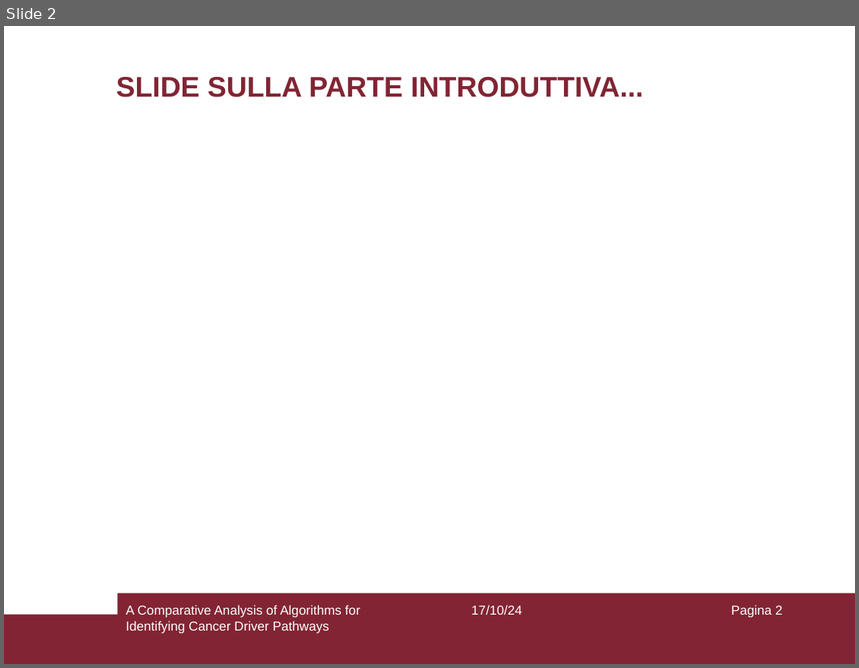
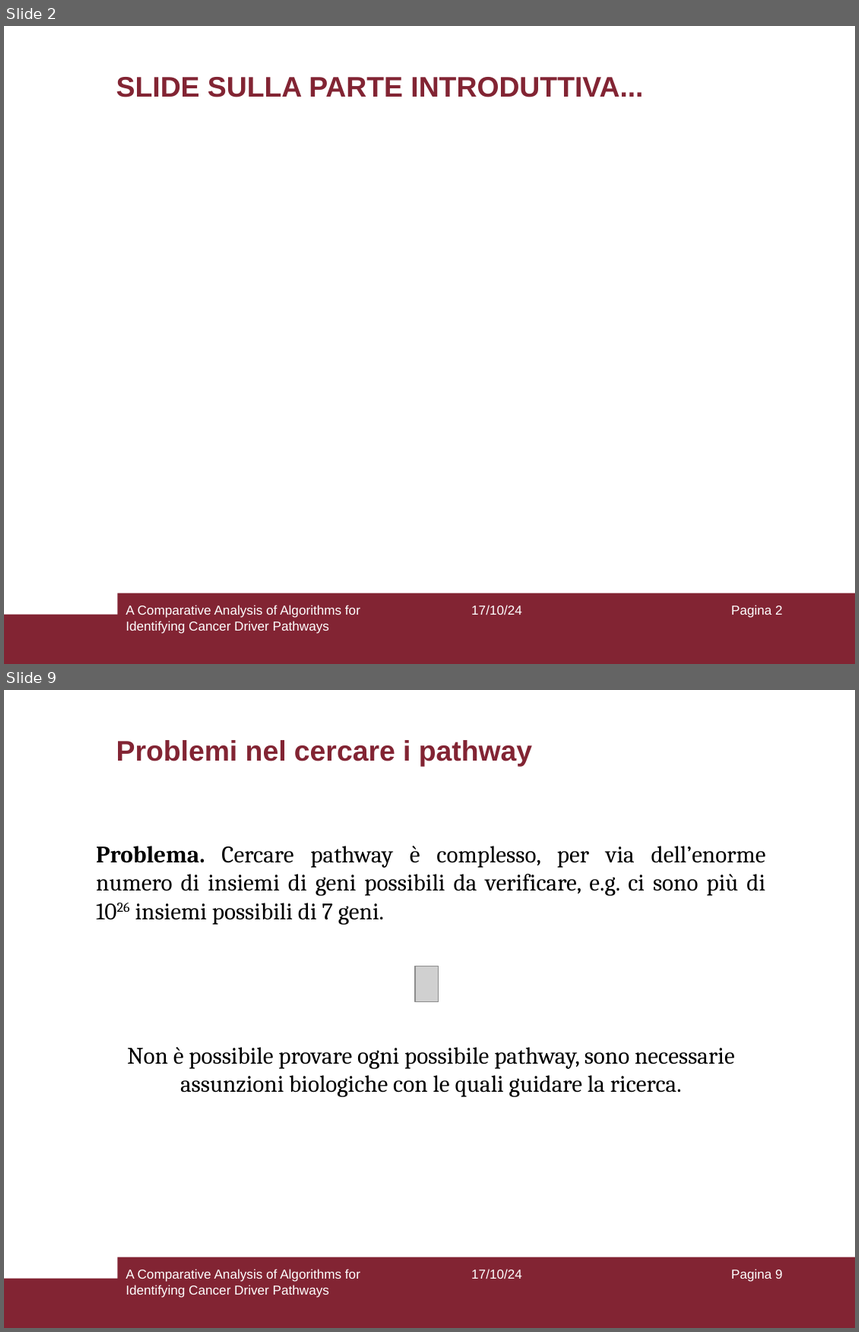
Before and after one commit to aflaag/bsc-thesis, a slide deck: presentation/slides.odp. Shown one above the other, each under a label of ours: slide 2 before the commit, slides 2 and 9 after it; the slides between them are not shown. The pictures are 859x668 and 859x1332 pixels, drawn with LibreOffice and Linux fonts; fonts in the diff are those of the drawing; grey boxes stand for pictures. Boxes give left, top, right and bottom in pixels: in the first picture for what was removed or moved away, otherwise in the second. Text is boxed around its words. In the diff, an @@ line names an element or a change of style, - is before the commit and + after.

```diff
--- a/presentation/slides.odp
+++ b/presentation/slides.odp
@@ slide 9 added at [4, 690, 855, 1328], background #FFFFFF; not listed: 2 template elements that a slide beside it also shows @@
@@ title added at [116, 740, 532, 766], 24 pt, text #822433, bold @@
+Problemi nel cercare i pathway
@@ text added at [96, 846, 766, 925], 20 pt, text #000000 @@
+Problema. Cercare pathway è complesso, per via dell’enorme numero di insiemi di geni possibili da verificare, e.g. ci sono più di 1026 insiemi possibili di 7 geni.
@@ picture added at [416, 966, 439, 1002] @@
@@ text added at [127, 1047, 735, 1097], 20 pt, text #000000 @@
+Non è possibile provare ogni possibile pathway, sono necessarie assunzioni biologiche con le quali guidare la ricerca.
@@ text added at [126, 1269, 360, 1298], 11 pt, text #FFFFFF @@
+A Comparative Analysis of Algorithms for Identifying Cancer Driver Pathways
@@ text added at [471, 1269, 522, 1279], 11 pt, text #FFFFFF @@
+17/10/24
@@ page number added at [731, 1269, 783, 1282], 11 pt, text #FFFFFF @@
+Pagina 9
```
Also in this commit, not shown: 1 slide changed, 15 other slides added, 2 other files.
